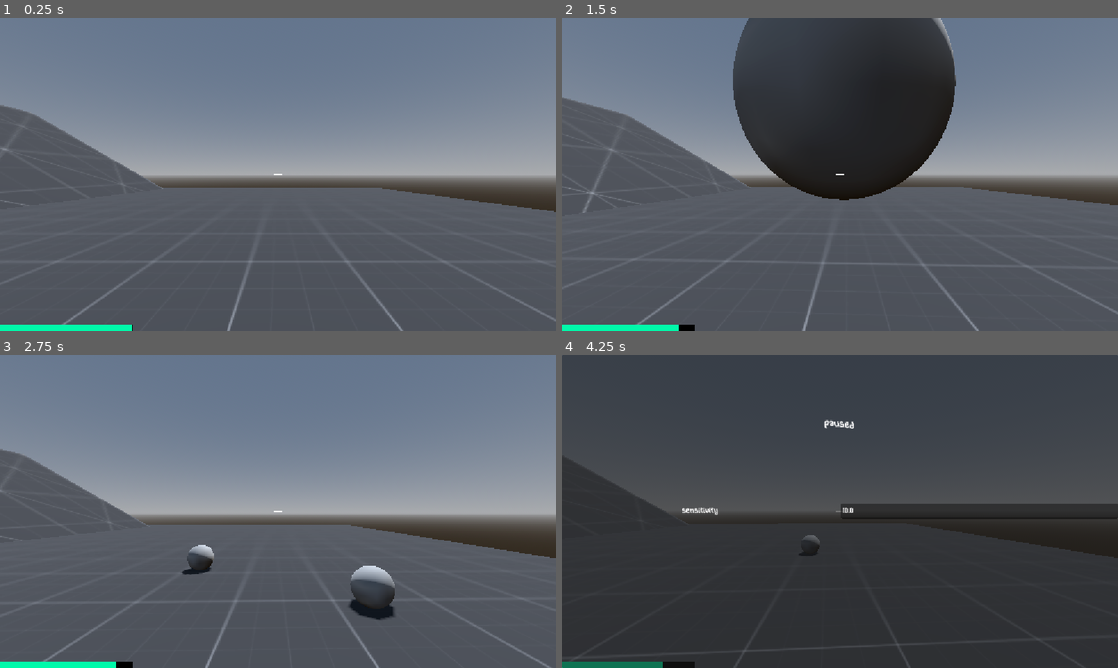
Above: before the commit, frames 1-4 (two rows, left to right).
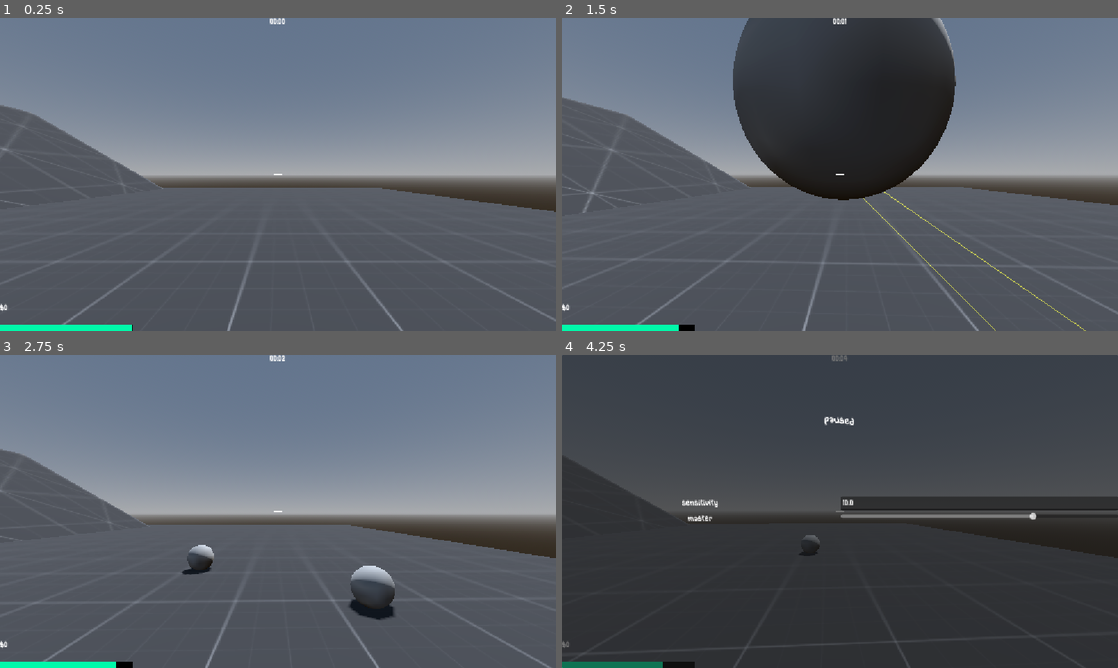
Above: after the commit, the same moments.

Repository: peippoe/countdown
Game: Godot game, scene res://main.tscn
Two runs of this game, one before a commit and one after it. Both use one fixed random seed, a clock stepped at 60 frames per second and the inputs below. Sound files missing from this copy of the repository are replaced by a short silence.
Inputs (mouse positions are in pixels of both pictures, inside the frame that each line leads up to):
- Up to frame 1 (0.25 s): no input
- Up to frame 2 (1.5 s): tap Enter at 0.5 s; move the mouse to (867, 174) at 0.52 s; tap A (a) at 0.6 s; click (867, 174) at 0.8 s; move the mouse to (812, 174) at 1.27 s; click (812, 174) at 1.35 s
- Up to frame 3 (2.75 s): tap D (d) at 1.55, 2.1 s; move the mouse to (289, 505) at 2.02 s; tap S (s) at 2.3 s
- Up to frame 4 (4.25 s): move the mouse to (834, 517) at 2.77 s; tap S (s) at 2.85 s; tap W (w) at 3.05, 3.6 s; move the mouse to (878, 514) at 3.52 s; tap E (interact, bound only after the commit) at 3.8 s; tap Escape (escape) at 4.15 s

The runs differ from the first frame. In frame 1, less than 0.1% of the frame differs, in the area x 0-52%, y 0-94%; in frame 2, 0.3%; in frame 3, less than 0.1%; in frame 4, 2.8%, in the area x 0-100%, y 0-95%.

Commit message:
schmeckles

Diff:
--- /dev/null
+++ b/Components/drops_component.gd
@@ -0,0 +1,11 @@
+extends Node
+
+@export var COINS: Vector2i = Vector2i.ZERO
+
+
+
+func _ready() -> void:
+	get_parent().died.connect(on_died)
+
+func on_died():
+	GameManager.coins += randi_range(COINS.x, COINS.y)
--- /dev/null
+++ b/Components/drops_component.tscn
@@ -0,0 +1,6 @@
+[gd_scene format=3 uid="uid://to50ohr4dulh"]
+
+[ext_resource type="Script" uid="uid://cjg48g8fsllhr" path="res://Components/drops_component.gd" id="1_jjsel"]
+
+[node name="DropsComponent" type="Node" unique_id=1130273500]
+script = ExtResource("1_jjsel")
--- a/Components/health_component.tscn
+++ b/Components/health_component.tscn
@@ -3,4 +3,7 @@
 [ext_resource type="Script" uid="uid://dna2h4ouc7f14" path="res://Components/health_component.gd" id="1_c2t11"]
 
 [node name="HealthComponent" type="Area3D" unique_id=79792297]
+collision_layer = 2
+collision_mask = 0
+monitoring = false
 script = ExtResource("1_c2t11")
--- /dev/null
+++ b/Components/interact_component.tscn
@@ -0,0 +1,12 @@
+[gd_scene format=3 uid="uid://d3k420wsgddta"]
+
+[sub_resource type="SphereShape3D" id="SphereShape3D_c3l22"]
+
+[node name="InteractComponent" type="Area3D" unique_id=525690429]
+collision_layer = 4
+collision_mask = 0
+input_ray_pickable = false
+monitoring = false
+
+[node name="CollisionShape3D" type="CollisionShape3D" parent="." unique_id=1892904824]
+shape = SubResource("SphereShape3D_c3l22")
--- a/Enemies/flydude.tscn
+++ b/Enemies/flydude.tscn
@@ -1,6 +1,7 @@
 [gd_scene format=3 uid="uid://80grnu3vppdp"]
 
 [ext_resource type="Script" uid="uid://duaug76m5umxc" path="res://Enemies/flydude.gd" id="1_r06o4"]
+[ext_resource type="PackedScene" uid="uid://to50ohr4dulh" path="res://Components/drops_component.tscn" id="2_6wotf"]
 [ext_resource type="PackedScene" uid="uid://4g8qx4k43iu1" path="res://Components/health_component.tscn" id="2_dswyt"]
 
 [sub_resource type="SphereShape3D" id="SphereShape3D_r7ajf"]
@@ -34,4 +35,7 @@
 [node name="CollisionShape3D" type="CollisionShape3D" parent="HealthComponent" unique_id=604116870]
 shape = SubResource("SphereShape3D_dswyt")
 
+[node name="DropsComponent" parent="HealthComponent" unique_id=1130273500 instance=ExtResource("2_6wotf")]
+COINS = Vector2i(10, 20)
+
 [connection signal="timeout" from="AttackTimer" to="." method="_on_attack_timer_timeout"]
--- /dev/null
+++ b/Objects/coin_cache.gd
@@ -0,0 +1,7 @@
+extends Node3D
+
+
+func interact():
+	print("MONEYYYYYY")
+	GameManager.coins += randi_range(10, 50)
+	queue_free()
--- /dev/null
+++ b/Objects/coin_cache.tscn
@@ -0,0 +1,16 @@
+[gd_scene format=3 uid="uid://csgv8gh1qp0lf"]
+
+[ext_resource type="Script" uid="uid://cmqkkr5is264b" path="res://Objects/coin_cache.gd" id="1_dgq2x"]
+[ext_resource type="PackedScene" uid="uid://d3k420wsgddta" path="res://Components/interact_component.tscn" id="1_vr5ry"]
+
+[sub_resource type="BoxMesh" id="BoxMesh_r7ajf"]
+size = Vector3(0.43359375, 0.32025146, 0.47460938)
+
+[node name="CoinCache" type="Node3D" unique_id=735611369]
+script = ExtResource("1_dgq2x")
+
+[node name="MeshInstance3D" type="MeshInstance3D" parent="." unique_id=735656893]
+transform = Transform3D(1, 0, 0, 0, 1, 0, 0, 0, 1, 0, 0.12065375, 0)
+mesh = SubResource("BoxMesh_r7ajf")
+
+[node name="InteractComponent" parent="." unique_id=525690429 instance=ExtResource("1_vr5ry")]
--- /dev/null
+++ b/Objects/teleporter.tscn
@@ -0,0 +1,13 @@
+[gd_scene format=3 uid="uid://c10ei0ujy422g"]
+
+[ext_resource type="PackedScene" uid="uid://d3k420wsgddta" path="res://Components/interact_component.tscn" id="1_eumkw"]
+
+[sub_resource type="CylinderMesh" id="CylinderMesh_r7ajf"]
+height = 1.0
+
+[node name="Teleporter" type="Node3D" unique_id=1715898867]
+
+[node name="InteractComponent" parent="." unique_id=525690429 instance=ExtResource("1_eumkw")]
+
+[node name="MeshInstance3D" type="MeshInstance3D" parent="." unique_id=1477070856]
+mesh = SubResource("CylinderMesh_r7ajf")
--- a/Singletons/Util.gd
+++ b/Singletons/Util.gd
@@ -22,7 +22,7 @@
 
 
 
-func raycast(from, to, collision_mask = 1, exclude = [], coll_areas = false, coll_bodies = true):
+func raycast(from, to, collision_mask = 2, exclude = [], coll_areas = false, coll_bodies = true):
 	if exclude is not Array:
 		exclude = [exclude]
 
--- a/Singletons/game_manager.gd
+++ b/Singletons/game_manager.gd
@@ -1,4 +1,37 @@
 extends Node
 
+# settings
+var sensitivity: float = 10.0
+var master_volume: float = 1.0:
+	set(value):
+		master_volume = value
+		AudioServer.set_bus_volume_linear(AudioServer.get_bus_index(&"Master"), master_volume)
 
-var sensitivity = 10.0
+
+@onready var coins_label = get_tree().get_first_node_in_group("player").get_node("UI/Coins")
+# stats
+var time_elapsed: float = 0.0
+var coins: int = 0:
+	set(value):
+		var diff = value - coins
+		if sign(diff) == -1:
+			print("LOST")
+		elif sign(diff) == 1:
+			Util.play_sound("res://coinget.mp3", null, Vector2(1.25, 1.3))
+
+		if diff:
+			coins_label.modulate = Color.YELLOW
+			var tween = get_tree().create_tween()
+			tween.tween_property(coins_label, "scale", Vector2.ONE*1.1, .06)
+			tween.tween_property(coins_label, "scale", Vector2.ONE, .06)
+
+			var tween2 = get_tree().create_tween()
+			tween2.tween_property(coins_label, "modulate", Color.WHITE, .1)
+
+			#tween.tween_callback($Sprite.queue_free)
+
+
+		coins = value
+
+func _process(delta: float) -> void:
+	time_elapsed += delta
--- /dev/null
+++ b/bullet_mat.tres
@@ -0,0 +1,9 @@
+[gd_resource type="StandardMaterial3D" format=3 uid="uid://751tmbul4t5v"]
+
+[resource]
+transparency = 1
+albedo_color = Color(1, 0, 0, 0.11764706)
+emission_enabled = true
+emission = Color(1, 0.6666667, 0, 1)
+emission_energy_multiplier = 16.0
+disable_receive_shadows = true
--- /dev/null
+++ b/default_bus_layout.tres
@@ -0,0 +1,10 @@
+[gd_resource type="AudioBusLayout" format=3 uid="uid://bskljbf4rufsy"]
+
+[resource]
+bus/0/volume_db = -3.540503
+bus/1/name = &"Music"
+bus/1/solo = false
+bus/1/mute = false
+bus/1/bypass_fx = false
+bus/1/volume_db = 0.0
+bus/1/send = &"Master"
--- a/main.tscn
+++ b/main.tscn
@@ -4,6 +4,9 @@
 [ext_resource type="PackedScene" uid="uid://80grnu3vppdp" path="res://Enemies/flydude.tscn" id="2_0xm2m"]
 [ext_resource type="Texture2D" uid="uid://phh05ob7vqgw" path="res://dev textures/Dark/texture_01.png" id="2_1bvp3"]
 [ext_resource type="Texture2D" uid="uid://hnu8vvl5id18" path="res://dev textures/Dark/texture_04.png" id="3_lquwl"]
+[ext_resource type="Material" uid="uid://751tmbul4t5v" path="res://bullet_mat.tres" id="5_lquwl"]
+[ext_resource type="PackedScene" uid="uid://c10ei0ujy422g" path="res://Objects/teleporter.tscn" id="6_7mycd"]
+[ext_resource type="PackedScene" uid="uid://csgv8gh1qp0lf" path="res://Objects/coin_cache.tscn" id="7_272bh"]
 
 [sub_resource type="ProceduralSkyMaterial" id="ProceduralSkyMaterial_0xm2m"]
 sky_horizon_color = Color(0.66224277, 0.6717428, 0.6867428, 1)
@@ -23,6 +26,9 @@
 
 [sub_resource type="StandardMaterial3D" id="StandardMaterial3D_oou0i"]
 albedo_texture = ExtResource("3_lquwl")
+
+[sub_resource type="BoxMesh" id="BoxMesh_r7ajf"]
+material = ExtResource("5_lquwl")
 
 [node name="Main" type="Node3D" unique_id=476569488]
 
@@ -50,3 +56,13 @@
 
 [node name="Flydude" parent="." unique_id=1489780883 instance=ExtResource("2_0xm2m")]
 transform = Transform3D(1, 0, 0, 0, 1, 0, 0, 0, 1, -12.163753, 10.037866, 3.7897358)
+
+[node name="MeshInstance3D" type="MeshInstance3D" parent="." unique_id=654598730]
+transform = Transform3D(1, 0, 0, 0, 1, 0, 0, 0, 1, 6.6106663, 1.4131589, 0)
+mesh = SubResource("BoxMesh_r7ajf")
+
+[node name="Teleporter" parent="." unique_id=1715898867 instance=ExtResource("6_7mycd")]
+transform = Transform3D(1, 0, 0, 0, 1, 0, 0, 0, 1, 0.32211304, -4.7683716e-07, 17.038279)
+
+[node name="CoinCache" parent="." unique_id=735611369 instance=ExtResource("7_272bh")]
+transform = Transform3D(1, 0, 0, 0, 1, 0, 0, 0, 1, 3, -0.4369954, 15)
--- a/player.gd
+++ b/player.gd
@@ -3,9 +3,11 @@
 
 
 const JUMP_VELOCITY = 8
-
-
-const AIR_ACCEL = 4.0
+const JUMP_BOOST = 8
+
+const SLIDE_BOOST = 8
+
+const AIR_ACCEL = 3.0
 const GROUND_ACCEL = 20.0
 var accel = GROUND_ACCEL
 
@@ -14,9 +16,9 @@
 
 var speed = 20.0
 
-var grounded = true
-var can_jump = true
-
+var grounded = false
+var can_jump = false
+var sliding = false
 
 
 @onready var cam: Camera3D = %Camera
@@ -39,6 +41,8 @@
 		head.rotate_y(-event.screen_relative.x * 0.0001 * GameManager.sensitivity)
 		cam.rotate_x(-event.screen_relative.y * 0.0001 * GameManager.sensitivity)
 
+		cam.rotation.x = clampf(cam.rotation.x, -PI/2, PI/2)
+
 
 	elif event is InputEventMouseButton:
 		if Input.is_action_just_pressed("attack"):
@@ -47,19 +51,43 @@
 	elif event is InputEventKey:
 		if Input.is_action_just_pressed("space"):
 			$JumpBufferTimer.start()
+		if Input.is_action_just_pressed("slide"):
+			$SlideBufferTimer.start()
+		if Input.is_action_just_pressed("interact"):
+			if interactables.size() > 0 and interactables[0].has_method("interact"):
+				interactables[0].interact()
 
 func shoot():
 	Util.play_sound()
 
 	var from = cam.global_position
 	var to = from + -cam.global_basis.z * 100
-	var result = Util.raycast(from, to, 1, self, true, false)
-	if !result: return
-
-	var coll = result.collider
-	#print(coll)
-	if coll.name == "HealthComponent":
-		coll.change_health(-40)
+	var result = Util.raycast(from, to, 2, self, true)
+	if result:
+		var coll = result.collider
+		#print(coll)
+		if coll.name == "HealthComponent":
+			coll.change_health(-40)
+
+
+
+	if result: to = result.position
+
+	var new_mesh = MeshInstance3D.new()
+	get_tree().root.add_child(new_mesh)
+
+	var draw_mesh = ImmediateMesh.new()
+	new_mesh.mesh = draw_mesh
+
+	var mat = load("res://bullet_mat.tres")
+	draw_mesh.surface_begin(Mesh.PRIMITIVE_LINES, mat)
+	draw_mesh.surface_add_vertex(from + cam.global_basis.x*0.5 + cam.global_basis.y*-0.5)
+	draw_mesh.surface_add_vertex(to)
+	draw_mesh.surface_end()
+
+	await get_tree().create_timer(1).timeout
+
+	new_mesh.queue_free()
 
 func _ready() -> void:
 	Input.mouse_mode = Input.MOUSE_MODE_CAPTURED
@@ -86,7 +114,8 @@
 
 
 
-
+func get_horizontal_velocity():
+	return Vector3(velocity.x, 0, velocity.z)
 
 func _physics_process(delta: float) -> void:
 
@@ -95,30 +124,53 @@
 
 	grounded = is_on_floor()
 	can_jump = grounded or !$CoyoteTimeTimer.is_stopped()
+
+
+	var input_dir := Input.get_vector("a", "d", "w", "s")
+	var wish_dir := head.global_basis * Vector3(input_dir.x, 0, input_dir.y).normalized()
+
+	var quat = Quaternion.IDENTITY
+	if grounded:
+		quat = Quaternion(Vector3.UP, get_floor_normal())
+		wish_dir = quat * wish_dir
+
+	var boost_dir = wish_dir
+	if not boost_dir:
+		boost_dir = (-head.global_basis.z * quat).normalized()
+
+	if grounded:
+		if !$SlideBufferTimer.is_stopped() and not sliding and $SlideCooldown.is_stopped():
+			sliding = true
+			$CollisionShape3D.shape.height = 0.6
+			velocity = boost_dir * (get_horizontal_velocity().length() + SLIDE_BOOST)
+			$SlideBufferTimer.stop()
+			$SlideCooldown.start()
+	if not Input.is_action_pressed("slide"):
+		if sliding:
+			sliding = false
+			$CollisionShape3D.shape.height = 2
+			if grounded: position.y += 0.7
+	%Head.position.y = 0.8 * $CollisionShape3D.shape.height/2
+
 
 
 	accel = GROUND_ACCEL
 	if not grounded:
 		accel = AIR_ACCEL
-		velocity.y -= 14 * delta
+		velocity.y -= 15 * delta # gravity
+	if sliding:
+		accel = AIR_ACCEL
 
 	if can_jump and !$JumpBufferTimer.is_stopped():
 		velocity.y = maxf(velocity.y, 0)+JUMP_VELOCITY
+		velocity += boost_dir * JUMP_BOOST
 		grounded = false
 		$CoyoteTimeTimer.stop()
 		$JumpBufferTimer.stop()
 
-	var horizontal_vel = Vector3(velocity.x, 0, velocity.z)
-	var input_dir := Input.get_vector("a", "d", "w", "s")
-	var wish_dir := head.global_basis * Vector3(input_dir.x, 0, input_dir.y).normalized()
-
-
-	if is_on_floor():
-		var quat = Quaternion(Vector3.UP, get_floor_normal())
-		wish_dir = quat * wish_dir
 
 	accelerate(wish_dir, speed, delta)
-	if grounded:
+	if grounded and !sliding:
 		apply_friction(delta)
 
 
@@ -140,11 +192,12 @@
 
 func accelerate(wish_dir, wish_speed, delta):
 	var current_speed = velocity.dot(wish_dir)
-	var add_speed = wish_speed - current_speed
+	var add_speed = maxf(wish_speed - current_speed, 0)
 
 	var current_accel = accel
-	#if add_speed <= 0 and not is_on_floor():
+	#if add_speed <= 0:
 		#current_accel = 0
+		#print("slow down?")
 	var accel_speed = current_accel * delta * wish_speed
 
 	if accel_speed > add_speed:
@@ -164,3 +217,26 @@
 	var new_speed = maxf(speed - drop, 0)
 
 	velocity *= new_speed / speed
+
+
+
+
+
+
+
+
+var interactables = []
+func update_interact():
+	if interactables.size() > 0:
+		$UI/InteractLabel.show()
+		$UI/InteractLabel.text = "[E] interact (%s)" % interactables[0].name
+	else:
+		$UI/InteractLabel.hide()
+
+func _on_interact_area_area_entered(area: Area3D) -> void:
+	interactables.append(area.get_parent())
+	update_interact()
+
+func _on_interact_area_area_exited(area: Area3D) -> void:
+	interactables.erase(area.get_parent())
+	update_interact()
--- a/player.tscn
+++ b/player.tscn
@@ -2,17 +2,29 @@
 
 [ext_resource type="Script" uid="uid://p7jyyq4hbyit" path="res://player.gd" id="1_4flbx"]
 [ext_resource type="Script" uid="uid://cnkaopdw82ulg" path="res://ui.gd" id="2_onrkg"]
+[ext_resource type="AudioStream" uid="uid://b0vlg42a0jwl" path="res://coinget.mp3" id="3_i3pqv"]
 
 [sub_resource type="CapsuleShape3D" id="CapsuleShape3D_r7ajf"]
 radius = 0.3
 
 [sub_resource type="StyleBoxEmpty" id="StyleBoxEmpty_onrkg"]
 
+[sub_resource type="SphereShape3D" id="SphereShape3D_r7ajf"]
+radius = 4.0
+
 [node name="Player" type="CharacterBody3D" unique_id=933761945 groups=["player"]]
 script = ExtResource("1_4flbx")
 
 [node name="JumpBufferTimer" type="Timer" parent="." unique_id=356244921]
 wait_time = 0.09
+one_shot = true
+
+[node name="SlideBufferTimer" type="Timer" parent="." unique_id=1489310846]
+wait_time = 0.14
+one_shot = true
+
+[node name="SlideCooldown" type="Timer" parent="." unique_id=1294635691]
+wait_time = 0.2
 one_shot = true
 
 [node name="CoyoteTimeTimer" type="Timer" parent="." unique_id=1970610742]
@@ -58,6 +70,49 @@
 grow_horizontal = 2
 grow_vertical = 2
 color = Color(9.62615e-06, 0.97642595, 0.6651834, 1)
+
+[node name="Timer" type="RichTextLabel" parent="UI" unique_id=1717040753]
+layout_mode = 1
+anchors_preset = 15
+anchor_right = 1.0
+anchor_bottom = 1.0
+grow_horizontal = 2
+grow_vertical = 2
+mouse_filter = 2
+bbcode_enabled = true
+text = "00:00"
+horizontal_alignment = 1
+
+[node name="Coins" type="RichTextLabel" parent="UI" unique_id=2004062667]
+layout_mode = 1
+anchors_preset = 15
+anchor_right = 1.0
+anchor_bottom = 1.0
+offset_top = 582.0
+offset_right = -958.0
+offset_bottom = -29.0
+grow_horizontal = 2
+grow_vertical = 2
+mouse_filter = 2
+bbcode_enabled = true
+text = "$0"
+vertical_alignment = 1
+
+[node name="InteractLabel" type="RichTextLabel" parent="UI" unique_id=39872789]
+visible = false
+layout_mode = 1
+anchors_preset = 15
+anchor_right = 1.0
+anchor_bottom = 1.0
+offset_top = 275.0
+offset_bottom = -122.0
+grow_horizontal = 2
+grow_vertical = 2
+mouse_filter = 2
+bbcode_enabled = true
+text = "[E] interact"
+horizontal_alignment = 1
+vertical_alignment = 1
 
 [node name="Crosshair" type="Control" parent="UI" unique_id=1991215809]
 anchors_preset = 0
@@ -143,6 +198,25 @@
 theme_override_styles/focus = SubResource("StyleBoxEmpty_onrkg")
 placeholder_text = "10.0"
 
+[node name="HBoxContainer2" type="HBoxContainer" parent="UI/PauseScreen/VBoxContainer" unique_id=1417204502]
+layout_mode = 2
+size_flags_vertical = 3
+size_flags_stretch_ratio = 0.1
+
+[node name="RichTextLabel" type="RichTextLabel" parent="UI/PauseScreen/VBoxContainer/HBoxContainer2" unique_id=622222035]
+layout_mode = 2
+size_flags_horizontal = 3
+text = "master"
+horizontal_alignment = 1
+vertical_alignment = 1
+
+[node name="HSlider" type="HSlider" parent="UI/PauseScreen/VBoxContainer/HBoxContainer2" unique_id=936844097]
+layout_mode = 2
+size_flags_horizontal = 3
+max_value = 1.0
+step = 0.1
+scrollable = false
+
 [node name="Control" type="Control" parent="UI/PauseScreen/VBoxContainer" unique_id=643467549]
 layout_mode = 2
 size_flags_vertical = 3
@@ -190,5 +264,20 @@
 grow_vertical = 2
 text = "restart"
 
+[node name="InteractArea" type="Area3D" parent="." unique_id=194509872]
+collision_layer = 0
+collision_mask = 4
+monitorable = false
+
+[node name="CollisionShape3D" type="CollisionShape3D" parent="InteractArea" unique_id=124335921]
+shape = SubResource("SphereShape3D_r7ajf")
+
+[node name="Coinget" type="AudioStreamPlayer" parent="InteractArea" unique_id=337792842]
+stream = ExtResource("3_i3pqv")
+pitch_scale = 1.25
+
 [connection signal="text_submitted" from="UI/PauseScreen/VBoxContainer/HBoxContainer/LineEdit" to="UI" method="_on_line_edit_text_submitted"]
+[connection signal="value_changed" from="UI/PauseScreen/VBoxContainer/HBoxContainer2/HSlider" to="UI" method="_on_h_slider_value_changed"]
 [connection signal="pressed" from="UI/LoseScreen/Button" to="UI" method="_on_button_pressed"]
+[connection signal="area_entered" from="InteractArea" to="." method="_on_interact_area_area_entered"]
+[connection signal="area_exited" from="InteractArea" to="." method="_on_interact_area_area_exited"]
--- a/project.godot
+++ b/project.godot
@@ -70,6 +70,22 @@
 "events": [Object(InputEventKey,"resource_local_to_scene":false,"resource_name":"","device":-1,"window_id":0,"alt_press …(195 unchanged characters)…
 ]
 }
+interact={
+"deadzone": 0.2,
+"events": [Object(InputEventKey,"resource_local_to_scene":false,"resource_name":"","device":-1,"window_id":0,"alt_pressed":false,"shift_pressed":false,"ctrl_pressed":false,"meta_pressed":false,"pressed":false,"keycode":0,"physical_keycode":69,"key_label":0,"unicode":101,"location":0,"echo":false,"script":null)
+]
+}
+slide={
+"deadzone": 0.2,
+"events": [Object(InputEventKey,"resource_local_to_scene":false,"resource_name":"","device":-1,"window_id":0,"alt_pressed":false,"shift_pressed":false,"ctrl_pressed":false,"meta_pressed":false,"pressed":false,"keycode":0,"physical_keycode":4194325,"key_label":0,"unicode":0,"location":0,"echo":false,"script":null)
+]
+}
+
+[layer_names]
+
+3d_physics/layer_1="world"
+3d_physics/layer_2="hitbox"
+3d_physics/layer_3="interact"
 
 [physics]
 
--- a/ui.gd
+++ b/ui.gd
@@ -10,16 +10,32 @@
 			$PauseScreen.visible = true
 			get_tree().paused = true
 			$PauseScreen/VBoxContainer/HBoxContainer/LineEdit.text = str(GameManager.sensitivity)
+
+			var vol = AudioServer.get_bus_volume_linear(AudioServer.get_bus_index(&"Master"))
+			$PauseScreen/VBoxContainer/HBoxContainer2/HSlider.value = vol
 		else:
 			Input.mouse_mode = Input.MOUSE_MODE_CAPTURED
 			$PauseScreen.visible = false
 			get_tree().paused = false
+
+var current_coins = 0
+func _process(delta: float) -> void:
+	var m = str(int(GameManager.time_elapsed / 60)).pad_zeros(2)
+	var s = str(int(GameManager.time_elapsed) % 60).pad_zeros(2)
+	$Timer.text = "%s:%s" % [m, s]
+
+	current_coins = lerpf(current_coins, GameManager.coins, delta * 10)
+	$Coins.text = "$%d" % current_coins
 
 
 
 func _on_line_edit_text_submitted(new_text: String) -> void:
 	GameManager.sensitivity = float(new_text)
 
+func _on_h_slider_value_changed(value: float) -> void:
+	GameManager.master_volume = value
+
 
 func _on_button_pressed() -> void:
+	get_tree().paused = false
 	get_tree().reload_current_scene()
Not shown, added: Components/drops_component.gd.uid
Not shown, added: Objects/coin_cache.gd.uid
Not shown, added: chaching.mp3.import
Not shown, added: coin.mp3.import
Not shown, added: coinget.mp3.import
Not shown, added: chaching.mp3
Not shown, added: coin.mp3
Not shown, added: coinget.mp3
